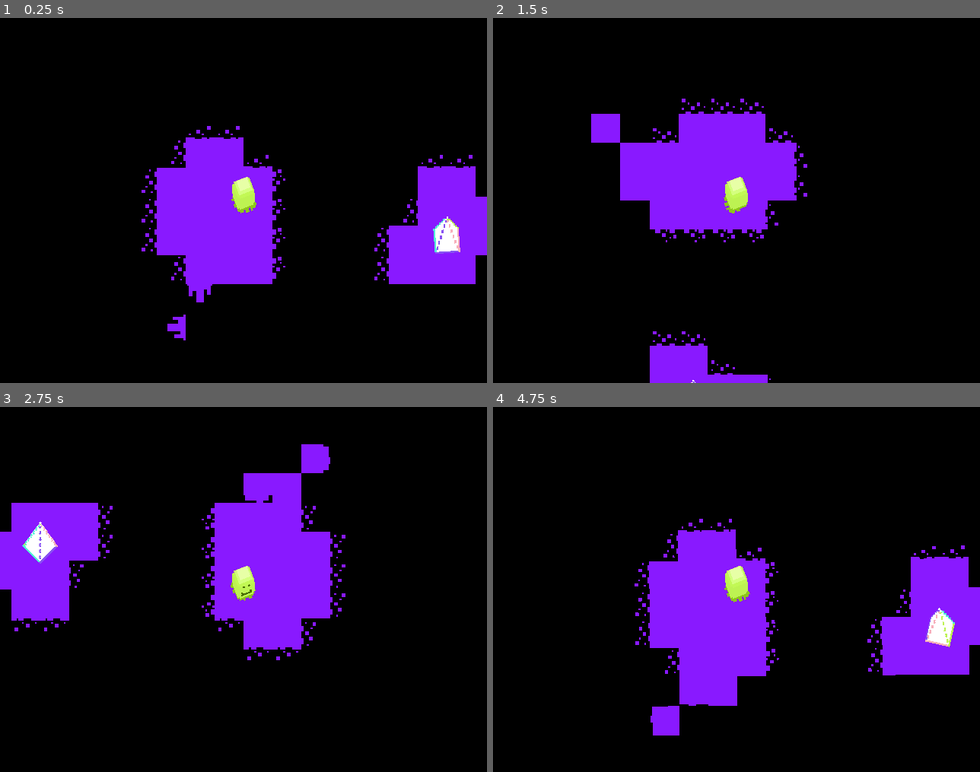
Above: before the commit, frames 1-4 (two rows, left to right).
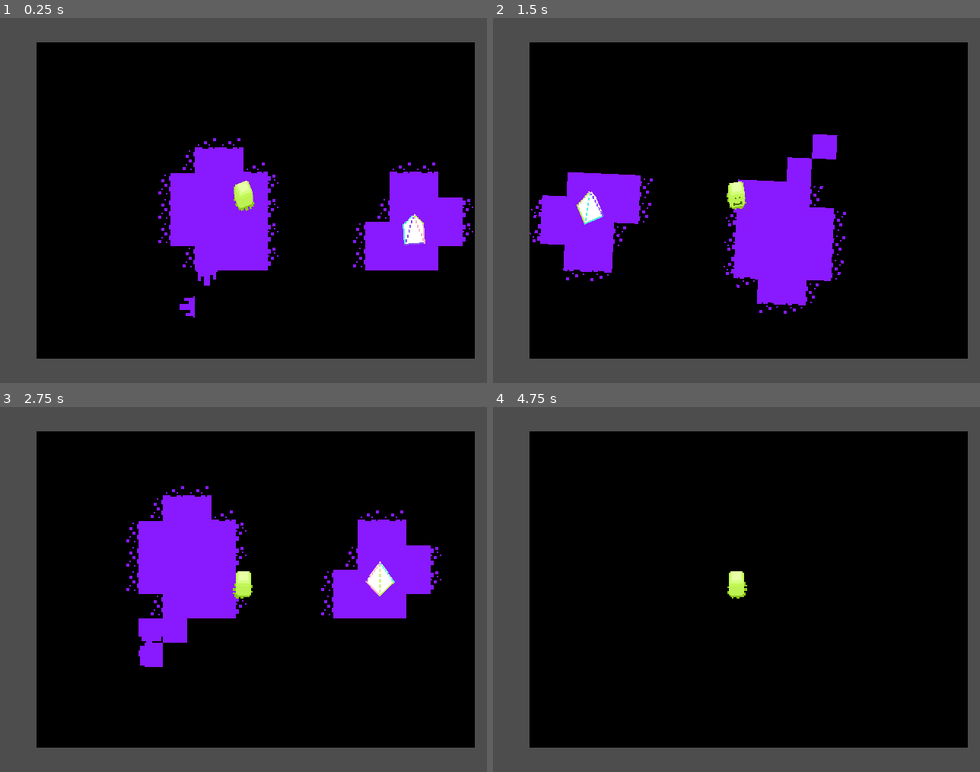
Above: after the commit, the same moments.

Repository: Suikyoo/upcsg-game-jam-2026
Game: Godot game, scene res://scenes/game.tscn
Two runs of this game, one before a commit and one after it. Both use one fixed random seed, a clock stepped at 60 frames per second and the inputs below.
Inputs:
- Up to frame 1 (0.25 s): no input
- Up to frame 2 (1.5 s): hold D (ui_right, bound only after the commit) 0.53-1.28 s; tap Space (change_perspective, bound only before the commit) at 0.6 s; tap Q (anti-rotate, bound only after the commit) at 0.8, 1.35 s; hold S (ui_down, bound only after the commit) from 1.28 s (still down)
- Up to frame 3 (2.75 s): tap E (pro-rotate, bound only after the commit) at 1.55, 2.1 s; release S (ui_down, bound only after the commit) at 2.03 s; hold D (ui_right, bound only after the commit) from 2.03 s (still down); tap Space (change_perspective, bound only before the commit) at 2.3 s
- Up to frame 4 (4.75 s): release D (ui_right, bound only after the commit) at 2.78 s; hold W (ui_up, bound only after the commit) 2.78-3.53 s; tap Space (change_perspective, bound only before the commit) at 2.85, 4.55 s; tap Q (anti-rotate, bound only after the commit) at 3.05, 3.6 s; hold A (ui_left, bound only after the commit) from 3.53 s (still down); tap E (pro-rotate, bound only after the commit) at 3.8, 4.35 s

The runs differ from the first frame. In frame 1, 29% of the frame differs, in the area x 0-100%, y 0-100%; in frame 2, 40%; in frame 3, 43%; in frame 4, 37%.

Commit message:
rotation navigation implemented

Diff:
--- a/project.godot
+++ b/project.godot
@@ -8,11 +8,15 @@
 
 config_version=5
 
+[animation]
+
+compatibility/default_parent_skeleton_in_mesh_instance_3d=true
+
 [application]
 
-config/name="New Game Project"
+config/name="upcsg"
 run/main_scene="uid://5oxtlf4po6kq"
-config/features=PackedStringArray("4.5", "Forward Plus")
+config/features=PackedStringArray("4.6", "Forward Plus")
 config/icon="res://icon.svg"
 
 [autoload]
@@ -26,8 +30,41 @@
 
 [input]
 
-change_perspective={
-"deadzone": 0.2,
-"events": [Object(InputEventKey,"resource_local_to_scene":false,"resource_name":"","device":0,"window_id":0,"alt_pressed":false,"shift_pressed":false,"ctrl_pressed":false,"meta_pressed":false,"pressed":false,"keycode":0,"physical_keycode":32,"key_label":0,"unicode":0,"location":0,"echo":false,"script":null)
+ui_left={
+"deadzone": 0.5,
+"events": [Object(InputEventKey,"resource_local_to_scene":false,"resource_name":"","device":-1,"window_id":0,"alt_pressed":false,"shift_pressed":false,"ctrl_pressed":false,"meta_pressed":false,"pressed":false,"keycode":65,"physical_keycode":0,"key_label":0,"unicode":97,"location":0,"echo":false,"script":null)
+, Object(InputEventJoypadButton,"resource_local_to_scene":false,"resource_name":"","device":-1,"button_index":13,"pressure":0.0,"pressed":false,"script":null)
+, Object(InputEventJoypadMotion,"resource_local_to_scene":false,"resource_name":"","device":-1,"axis":0,"axis_value":-1.0,"script":null)
 ]
 }
+ui_right={
+"deadzone": 0.5,
+"events": [Object(InputEventKey,"resource_local_to_scene":false,"resource_name":"","device":-1,"window_id":0,"alt_pressed":false,"shift_pressed":false,"ctrl_pressed":false,"meta_pressed":false,"pressed":false,"keycode":68,"physical_keycode":0,"key_label":0,"unicode":100,"location":0,"echo":false,"script":null)
+, Object(InputEventJoypadButton,"resource_local_to_scene":false,"resource_name":"","device":-1,"button_index":14,"pressure":0.0,"pressed":false,"script":null)
+, Object(InputEventJoypadMotion,"resource_local_to_scene":false,"resource_name":"","device":-1,"axis":0,"axis_value":1.0,"script":null)
+]
+}
+ui_up={
+"deadzone": 0.5,
+"events": [Object(InputEventKey,"resource_local_to_scene":false,"resource_name":"","device":-1,"window_id":0,"alt_pressed":false,"shift_pressed":false,"ctrl_pressed":false,"meta_pressed":false,"pressed":false,"keycode":87,"physical_keycode":0,"key_label":0,"unicode":119,"location":0,"echo":false,"script":null)
+, Object(InputEventJoypadButton,"resource_local_to_scene":false,"resource_name":"","device":-1,"button_index":11,"pressure":0.0,"pressed":false,"script":null)
+, Object(InputEventJoypadMotion,"resource_local_to_scene":false,"resource_name":"","device":-1,"axis":1,"axis_value":-1.0,"script":null)
+]
+}
+ui_down={
+"deadzone": 0.5,
+"events": [Object(InputEventKey,"resource_local_to_scene":false,"resource_name":"","device":-1,"window_id":0,"alt_pressed":false,"shift_pressed":false,"ctrl_pressed":false,"meta_pressed":false,"pressed":false,"keycode":83,"physical_keycode":0,"key_label":0,"unicode":115,"location":0,"echo":false,"script":null)
+, Object(InputEventJoypadButton,"resource_local_to_scene":false,"resource_name":"","device":-1,"button_index":12,"pressure":0.0,"pressed":false,"script":null)
+, Object(InputEventJoypadMotion,"resource_local_to_scene":false,"resource_name":"","device":-1,"axis":1,"axis_value":1.0,"script":null)
+]
+}
+anti-rotate={
+"deadzone": 0.2,
+"events": [Object(InputEventKey,"resource_local_to_scene":false,"resource_name":"","device":-1,"window_id":0,"alt_pressed":false,"shift_pressed":false,"ctrl_pressed":false,"meta_pressed":false,"pressed":false,"keycode":0,"physical_keycode":81,"key_label":0,"unicode":113,"location":0,"echo":false,"script":null)
+]
+}
+pro-rotate={
+"deadzone": 0.2,
+"events": [Object(InputEventKey,"resource_local_to_scene":false,"resource_name":"","device":-1,"window_id":0,"alt_pressed":false,"shift_pressed":false,"ctrl_pressed":false,"meta_pressed":false,"pressed":false,"keycode":0,"physical_keycode":69,"key_label":0,"unicode":101,"location":0,"echo":false,"script":null)
+]
+}
--- a/scenes/game.tscn
+++ b/scenes/game.tscn
@@ -52,27 +52,27 @@
 sources/2 = SubResource("TileSetAtlasSource_iywne")
 sources/1 = SubResource("TileSetAtlasSource_trtic")
 
-[node name="World" type="Node2D"]
+[node name="World" type="Node2D" unique_id=1893881700]
 script = ExtResource("1_lnu2h")
 
-[node name="Ground" parent="." instance=ExtResource("3_lnu2h")]
+[node name="Ground" parent="." unique_id=486839820 instance=ExtResource("3_lnu2h")]
 
-[node name="TileMapLayer" type="TileMapLayer" parent="Ground"]
+[node name="TileMapLayer" type="TileMapLayer" parent="Ground" unique_id=1709924507]
 tile_map_data = PackedByteArray("AAD/////AgABAAIAAAD//wAAAgABAAIAAAAAAAAAAgABAAIAAAAAAAEAAgABAAIAAAD//wEAAgABAAIAAAD+/w …(720 unchanged characters)…
 tile_set = SubResource("TileSet_u5sy4")
 
-[node name="Drip" parent="Ground/TileMapLayer" instance=ExtResource("13_kvuet")]
+[node name="Drip" parent="Ground/TileMapLayer" unique_id=2137755203 instance=ExtResource("13_kvuet")]
 position = Vector2(-24, 48)
 
-[node name="Player" parent="." instance=ExtResource("1_uwrxv")]
+[node name="Player" parent="." unique_id=1555789881 instance=ExtResource("1_uwrxv")]
 z_index = 2
 motion_mode = 0
 
-[node name="Camera2D" type="Camera2D" parent="."]
-zoom = Vector2(2.385, 2.385)
+[node name="Camera2D" type="Camera2D" parent="." unique_id=1576023485]
+zoom = Vector2(2, 2)
 script = ExtResource("5_iywne")
 
-[node name="ColorRect" type="ColorRect" parent="Camera2D"]
+[node name="ColorRect" type="ColorRect" parent="Camera2D" unique_id=1919936680]
 z_index = -7
 offset_left = -136.0
 offset_top = -104.0
@@ -80,7 +80,7 @@
 offset_bottom = 104.0
 color = Color(0, 0, 0, 1)
 
-[node name="Prism" parent="." instance=ExtResource("8_gee14")]
+[node name="Prism" parent="." unique_id=724886606 instance=ExtResource("8_gee14")]
 position = Vector2(112, 24)
 motion_mode = 0
 
--- a/scripts/camera_2d.gd
+++ b/scripts/camera_2d.gd
@@ -7,4 +7,5 @@
 		push_error("Player not detected as parent.")
 
 	global_position = player.get_draw_pos()
+
 	#rotation = 0
--- a/scripts/world.gd
+++ b/scripts/world.gd
@@ -21,7 +21,12 @@
 func _process(delta: float) -> void:
 	const rot_scalar: float = PI/2
 
-	if Input.is_action_just_pressed("change_perspective"):
+	if Input.is_action_just_pressed("anti-rotate"):
+		target_angle -= rot_scalar
+		world_gravity = Vector2.from_angle(target_angle - PI/2) * Vector2(1, -1) * gravity_value
+		world_flip.emit(target_angle, world_gravity)
+
+	if Input.is_action_just_pressed("pro-rotate"):
 		target_angle += rot_scalar
 		world_gravity = Vector2.from_angle(target_angle - PI/2) * Vector2(1, -1) * gravity_value
 		world_flip.emit(target_angle, world_gravity)
Not shown: 1 places in scenes/game.tscn that only renumber resources
